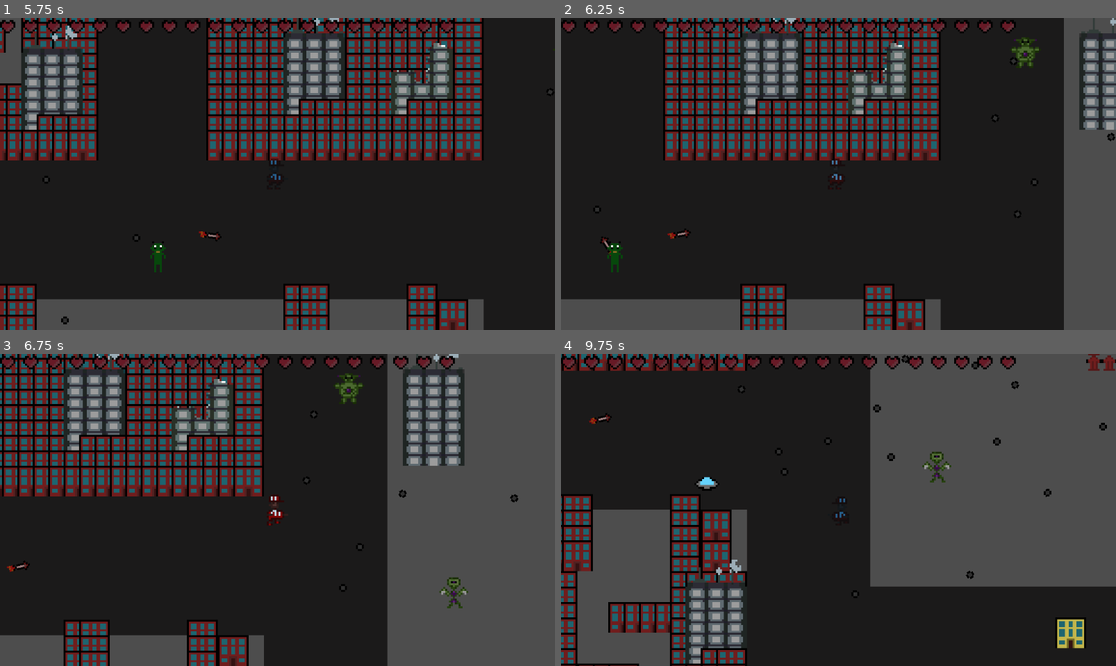
Above: before the commit, frames 1-4 (two rows, left to right).
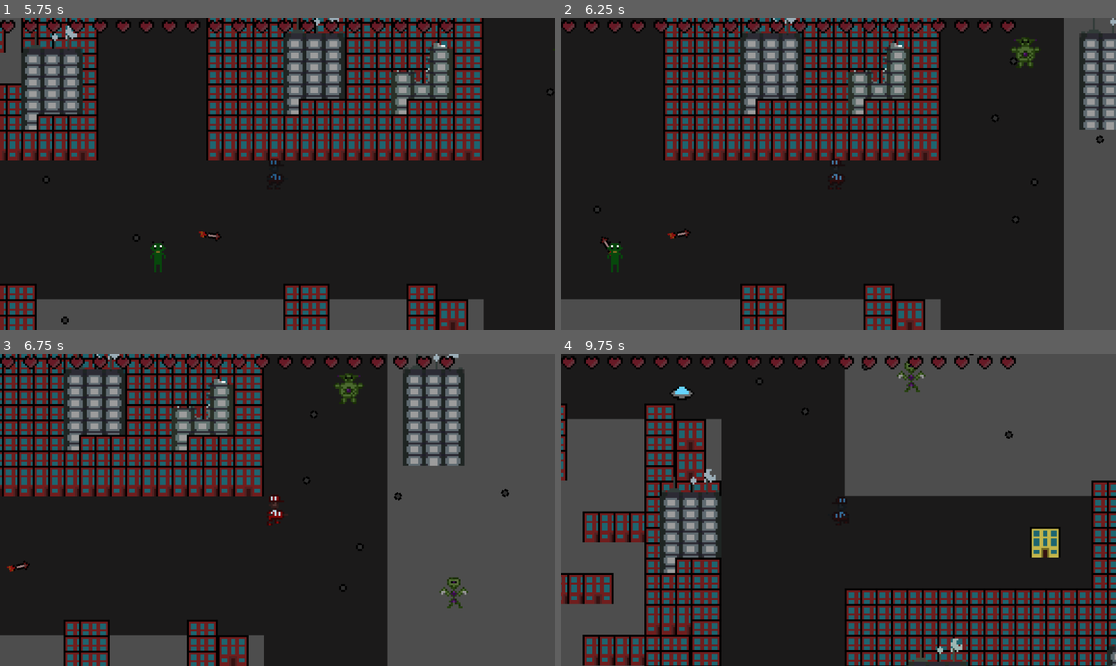
Above: after the commit, the same moments.

Repository: Lila-Kuhlt/Close-Encounters-of-the-Jeff-Kind
Game: Godot game, scene res://scenes/World.tscn
Same seed, same stepped clock (60 frames per second), same inputs: the game is played once before the commit and once after it.
Inputs:
- Up to frame 1 (5.75 s): tap Enter at 0.5, 2 s; hold W (up) 0.53-2.03 s; tap Space at 1.25 s; hold A (left) 2.03-3.53 s; hold S (down) 3.53-4.28 s; hold D (right) 4.28-5.03 s; hold W (up) from 5.03 s (still down)
- Up to frame 2 (6.25 s): release W (up) at 5.78 s; hold D (right) from 5.78 s (still down)
- Up to frame 3 (6.75 s): keep holding D (right)
- Up to frame 4 (9.75 s): release D (right) at 8.03 s; hold S (down) 8.03-8.78 s; hold A (left) 8.78-9.53 s; hold W (up) from 9.53 s (still down)

Frame 1 is identical in both runs. In frame 2, less than 0.1% of the frame differs, in the area x 81-100%, y 36-66%; in frame 3, 0.1%; in frame 4, 50%, in the area x 0-100%, y 0-100%.

Commit message:
Fix some cosmetic parts about angle calculations

Diff:
--- a/godot/scenes/aliens/FixedAlien.gd
+++ b/godot/scenes/aliens/FixedAlien.gd
@@ -13,6 +13,6 @@
 	bullet2.rotation = bullet2.direction.angle() - PI/2
 	bullet.position = position
 	bullet2.position = position
-	shooting_direction = shooting_direction.rotated(PI/2)
+	shooting_direction = shooting_direction.orthogonal()
 	get_parent().add_child(bullet)
 	get_parent().add_child(bullet2)
--- a/godot/scenes/aliens/ThinAlien.gd
+++ b/godot/scenes/aliens/ThinAlien.gd
@@ -4,13 +4,16 @@
 
 const Bullet = preload("res://scenes/bullets/CircleBullet.tscn")
 
-var shooting_direction := Vector2(1, 0)
+var shooting_angle := 0
 
 func _on_timer_timeout():
+	var local_angle := shooting_angle
+	var angle_step := 2.0 * PI / float(NUM_BULLETS)
 	for i in range(NUM_BULLETS):
 		var bullet = Bullet.instantiate()
-		bullet.direction = shooting_direction.rotated(i * (2 * PI / NUM_BULLETS))
-		bullet.rotation = bullet.direction.angle() - PI/2
+		bullet.direction = Vector2.from_angle(local_angle)
+		bullet.rotation = local_angle - PI/2
 		bullet.position = position
 		get_parent().add_child(bullet)
-	shooting_direction = shooting_direction.rotated(0.5)
+		local_angle += angle_step
+	shooting_angle = fposmod(shooting_angle + 0.5, 2.0 * PI)
